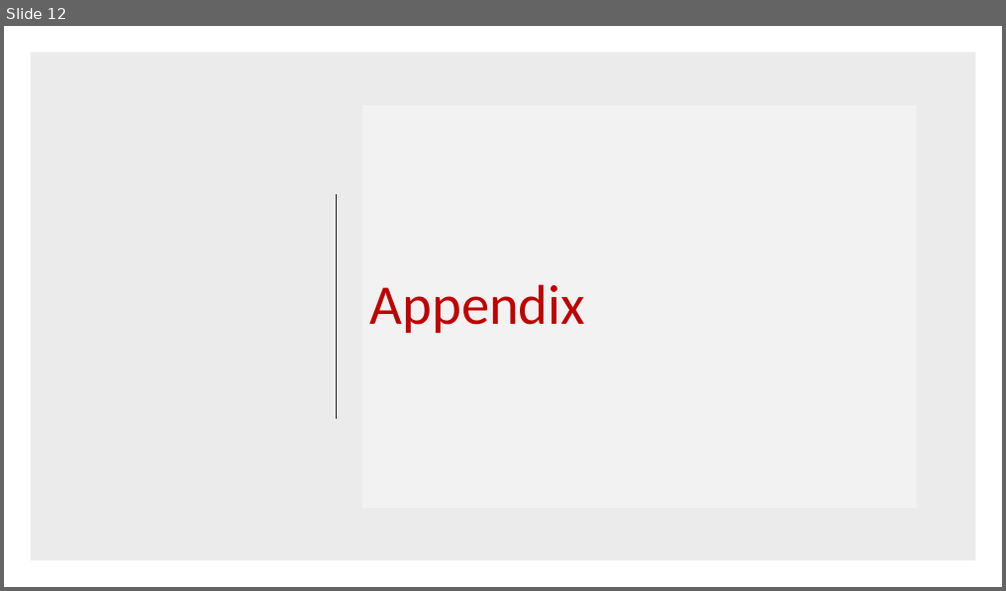
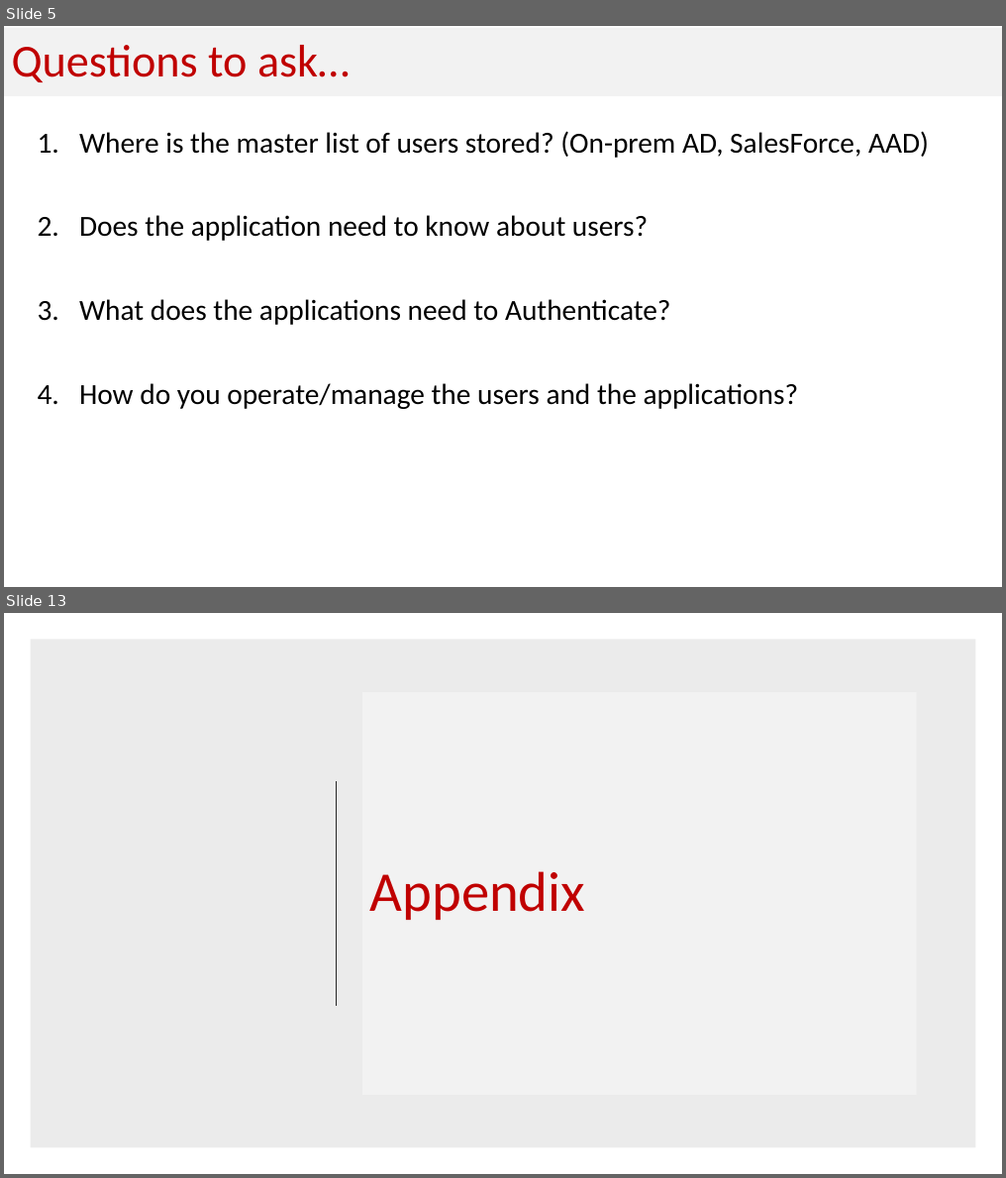
Before and after one commit to AvyanConsultingCorp/identity-pocs, a slide deck: Documents/NBME Identity Scenarios.pptx. Shown one above the other, each under a label of ours: slide 12 before the commit, slides 5 and 13 after it; the slides between them are not shown. The pictures are 1006x591 and 1006x1178 pixels, drawn with LibreOffice and Linux fonts; fonts in the diff are those of the drawing. Boxes give left, top, right and bottom in pixels: in the first picture for what was removed or moved away, otherwise in the second. Text is boxed around its words. In the diff, an @@ line names an element or a change of style, - is before the commit and + after.

Commit message:
updating PPT

```diff
--- a/Documents/NBME Identity Scenarios.pptx
+++ b/Documents/NBME Identity Scenarios.pptx
@@ slide 5 added at [4,26,1002,587], background #FFFFFF @@
@@ title added at [4,28,1002,96], fill #F2F2F2, 44 pt, text #C00000 @@
+Questions to ask…
@@ text added at [79,131,929,409], 28 pt, text #000000 @@
+1. Where is the master list of users stored? (On-prem AD, SalesForce, AAD)
+2. Does the application need to know about users?
+3. What does the applications need to Authenticate?
+4. How do you operate/manage the users and the applications?
@@ what was slide 12 is now slide 13 @@
```
Also in this commit, not shown: 1 slide changed.
